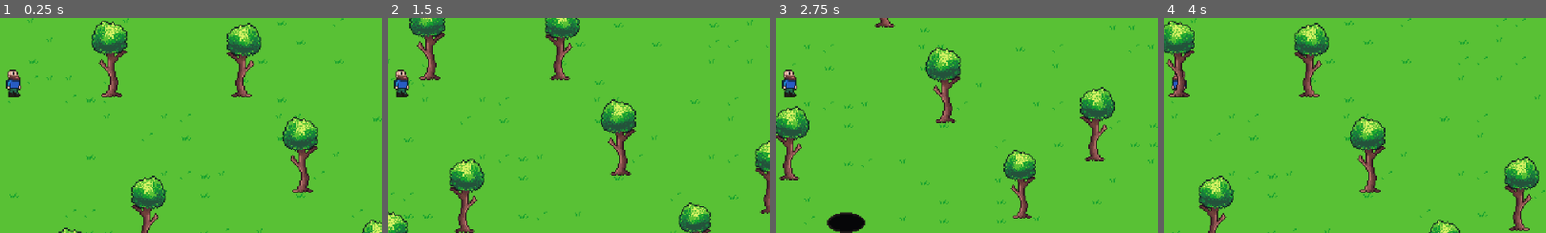
Above: before the commit, frames 1-4 (left to right).
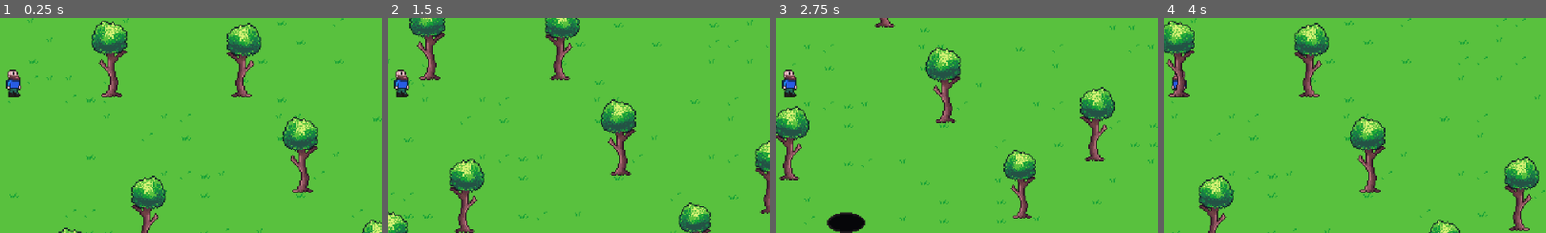
Above: after the commit, the same moments.

Repository: spsJakubSzydlowski/Evergrint
Game: Godot game, scene res://scenes/main.tscn
Same seed, same stepped clock (60 frames per second), same inputs: the game is played once before the commit and once after it.
Inputs (mouse positions are % of the whole screen's width and height, from its top left):
- Up to frame 1 (0.25 s): no input
- Up to frame 2 (1.5 s): tap Enter at 0.5 s; move the mouse to (2, 3) at 0.52 s; hold Right 0.53-1.28 s; tap A (a) at 0.6 s; click (2, 3) at 0.67 s; tap D (d) at 0.8, 1.35 s; move the mouse to (5, 3) at 1.27 s; hold Down from 1.28 s (still down); click (5, 3) at 1.42 s
- Up to frame 3 (2.75 s): tap S (s) at 1.55, 2.1 s; move the mouse to (2, 3) at 2.02 s; release Down at 2.03 s; hold Right from 2.03 s (still down); click (2, 3) at 2.17 s; tap W (w) at 2.3 s
- Up to frame 4 (4 s): move the mouse to (5, 3) at 2.77 s; release Right at 2.78 s; hold Up 2.78-3.53 s; tap W (w) at 2.85 s; click (5, 3) at 2.92 s; tap A (a) at 3.05, 3.6 s; move the mouse to (2, 3) at 3.52 s; hold Left from 3.53 s (still down); click (2, 3) at 3.67 s; tap D (d) at 3.8 s
The pictures show only the part of the screen within x 48-98%, y 35-85%; the shares and areas given below are measured in that part.

The runs differ from the first frame. In frame 1, 0.1% of the frame differs, in the area x 2-6%, y 24-33%; in frame 2, 0.1%; in frame 3, 0.1%; in frame 4, less than 0.1%.

Commit message:
Update main.tscn

Diff:
--- a/scenes/main.tscn
+++ b/scenes/main.tscn
@@ -311,4 +311,14 @@
 [node name="DeathScreen" parent="." instance=ExtResource("5_tefeu")]
 visible = false
 
+[node name="CanvasModulate" type="CanvasModulate" parent="."]
+color = Color(0, 0, 0.16862746, 1)
+
+[node name="DirectionalLight2D" type="DirectionalLight2D" parent="."]
+rotation = -0.7853982
+shadow_enabled = true
+shadow_color = Color(0, 0, 0.09019608, 0.5647059)
+shadow_filter = 2
+shadow_filter_smooth = 0.7
+
 [connection signal="timeout" from="EntitySpawnTimer" to="." method="_on_timer_timeout"]
